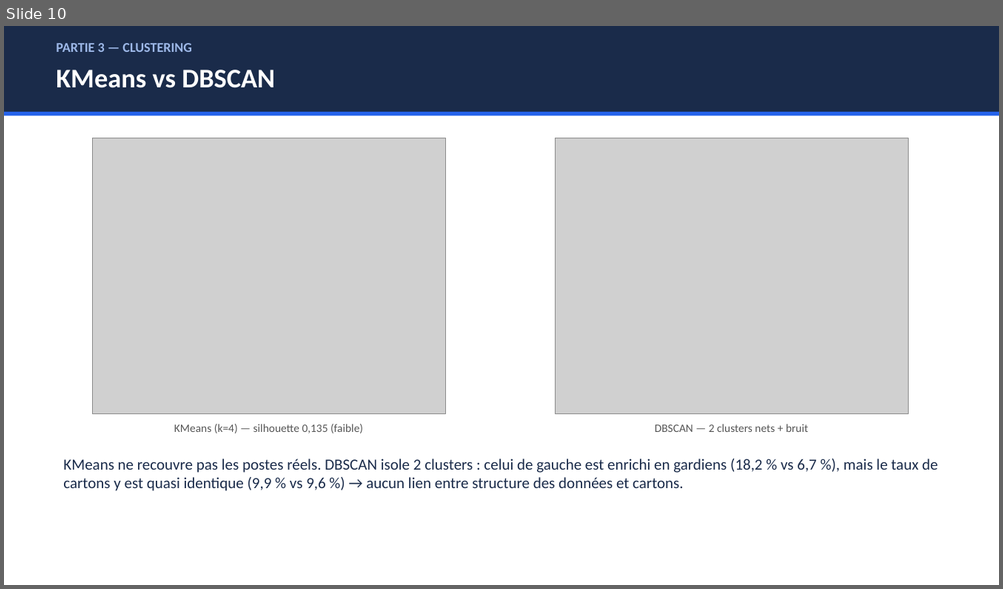
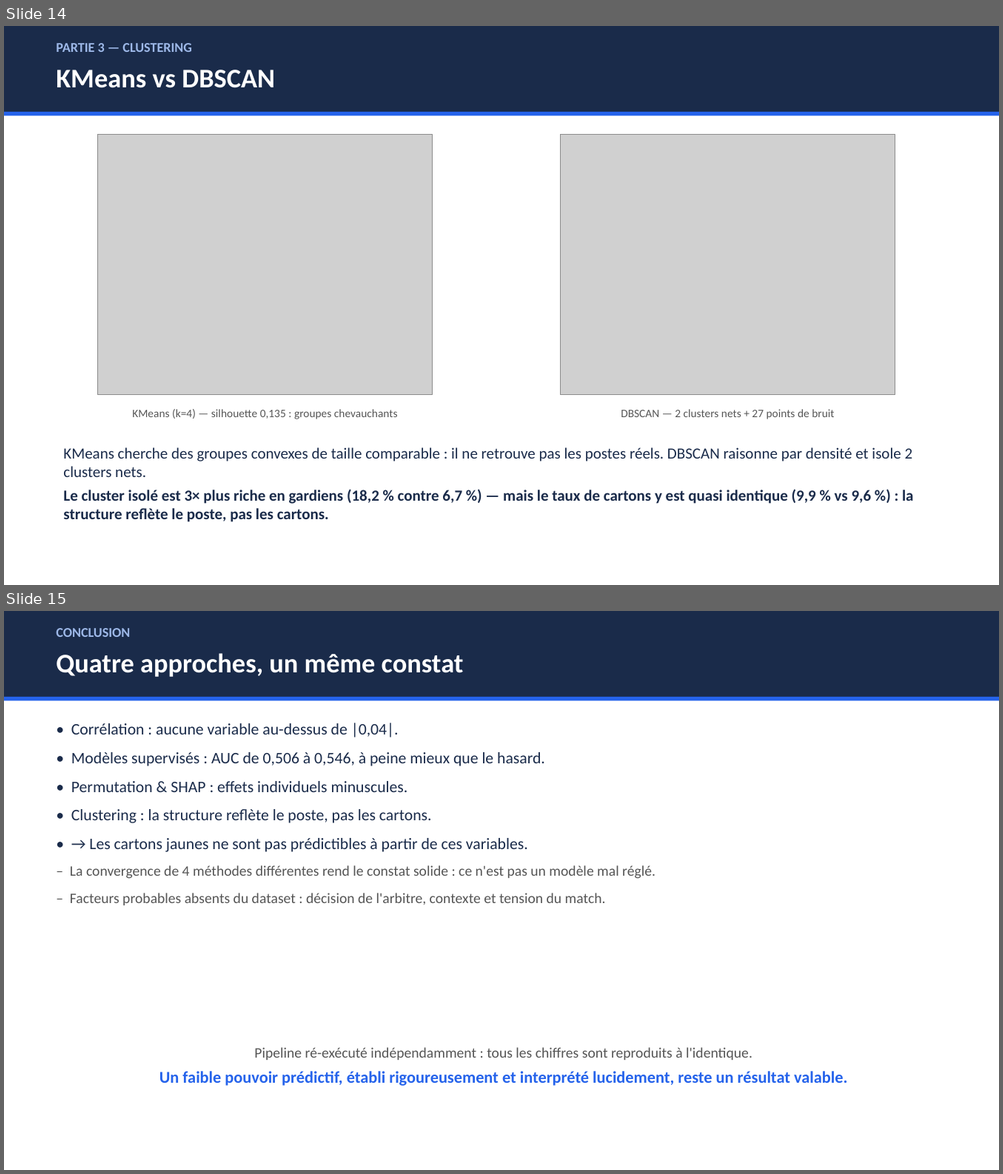
Before and after one commit to RobinsanKiritheepan/Cours_Python, a slide deck: Cours_IA/Machine_learning/Cartons_Jaunes_FIFA2026/Presentation_ML_FIFA.pptx. Shown one above the other, each under a label of ours: slide 10 before the commit, slides 14 and 15 after it. The pictures are 1003x589 and 1003x1174 pixels, drawn with LibreOffice and Linux fonts; fonts in the diff are those of the drawing; grey boxes stand for pictures. Boxes give left, top, right and bottom in pixels: in the first picture for what was removed or moved away, otherwise in the second. Text is boxed around its words. In the diff, an @@ line names an element or a change of style, - is before the commit and + after.

Commit message:
Enrichit le rapport ML cartons jaunes : 5 nouvelles figures et verification du pipeline

```diff
--- a/Cours_IA/Machine_learning/Cartons_Jaunes_FIFA2026/Presentation_ML_FIFA.pptx
+++ b/Cours_IA/Machine_learning/Cartons_Jaunes_FIFA2026/Presentation_ML_FIFA.pptx
@@ slide 15 added at bbox=[4, 611, 999, 1170], background #FFFFFF @@
@@ rectangle added at bbox=[4, 611, 999, 697], fill #1A2B4A @@
@@ text added at bbox=[56, 628, 130, 637], 13 pt, text #9DB8E8, bold @@
+CONCLUSION
@@ text added at bbox=[56, 653, 464, 677], 26 pt, text #FFFFFF, bold @@
+Quatre approches, un même constat
@@ rectangle added at bbox=[4, 697, 999, 701], fill #2563EB @@
@@ text added at bbox=[70, 723, 655, 906], 15.5 pt, text #1A2B4A @@
+• Corrélation : aucune variable au-dessus de |0,04|.
+• Modèles supervisés : AUC de 0,506 à 0,546, à peine mieux que le hasard.
+• Permutation & SHAP : effets individuels minuscules.
+• Clustering : la structure reflète le poste, pas les cartons.
+• → Les cartons jaunes ne sont pas prédictibles à partir de ces variables.
+– La convergence de 4 méthodes différentes rend le constat solide : ce n'est pas un modèle mal réglé.
+– Facteurs probables absents du dataset : décision de l'arbitre, contexte et tension du match.
@@ text added at bbox=[159, 1048, 847, 1086], 16 pt, text #2563EB, bold @@
+Pipeline ré-exécuté indépendamment : tous les chiffres sont reproduits à l'identique.
+Un faible pouvoir prédictif, établi rigoureusement et interprété lucidement, reste un résultat valable.
@@ what was slide 10 is now slide 14 @@
@@ slide 14 changed as well @@
@@ picture: place and size @@
-picture at bbox=[92, 138, 446, 414]
+picture at bbox=[98, 134, 432, 395]
@@ picture: place and size @@
-picture at bbox=[555, 138, 908, 414]
+picture at bbox=[560, 134, 895, 395]
@@ text at bbox=[132, 409, 398, 420]: text changed @@
-KMeans (k=4) — silhouette 0,135 (faible)
+KMeans (k=4) — silhouette 0,135 : groupes chevauchants
@@ text at bbox=[620, 409, 834, 420]: text changed @@
-DBSCAN — 2 clusters nets + bruit
+DBSCAN — 2 clusters nets + 27 points de bruit
@@ text at bbox=[63, 448, 913, 523]: text changed; bold on @@
-KMeans ne recouvre pas les postes réels. DBSCAN isole 2 clusters : celui de gauche est enrichi en gardiens (18,2 % vs 6,7 %), mais le taux de cartons y est quasi identique (9,9 % vs 9,6 %) → aucun lien entre structure des données et cartons.
+KMeans cherche des groupes convexes de taille comparable : il ne retrouve pas les postes réels. DBSCAN raisonne par densité et isole 2 clusters nets.
+Le cluster isolé est 3× plus riche en gardiens (18,2 % contre 6,7 %) — mais le taux de cartons y est quasi identique (9,9 % vs 9,6 %) : la structure reflète le poste, pas les cartons.
```
Also in this commit, not shown: 7 other slides changed, 5 other slides added, 2 slides removed, 6 other files.
